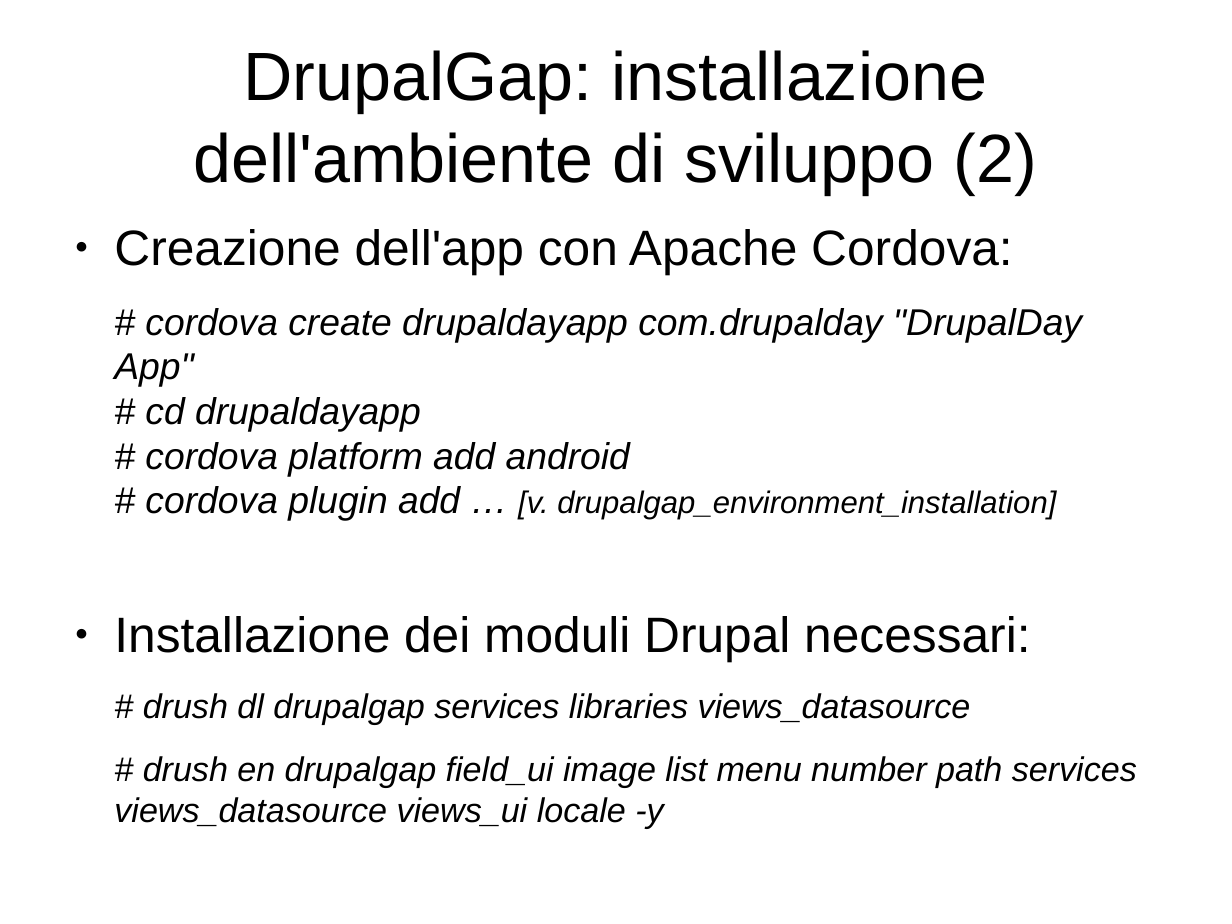
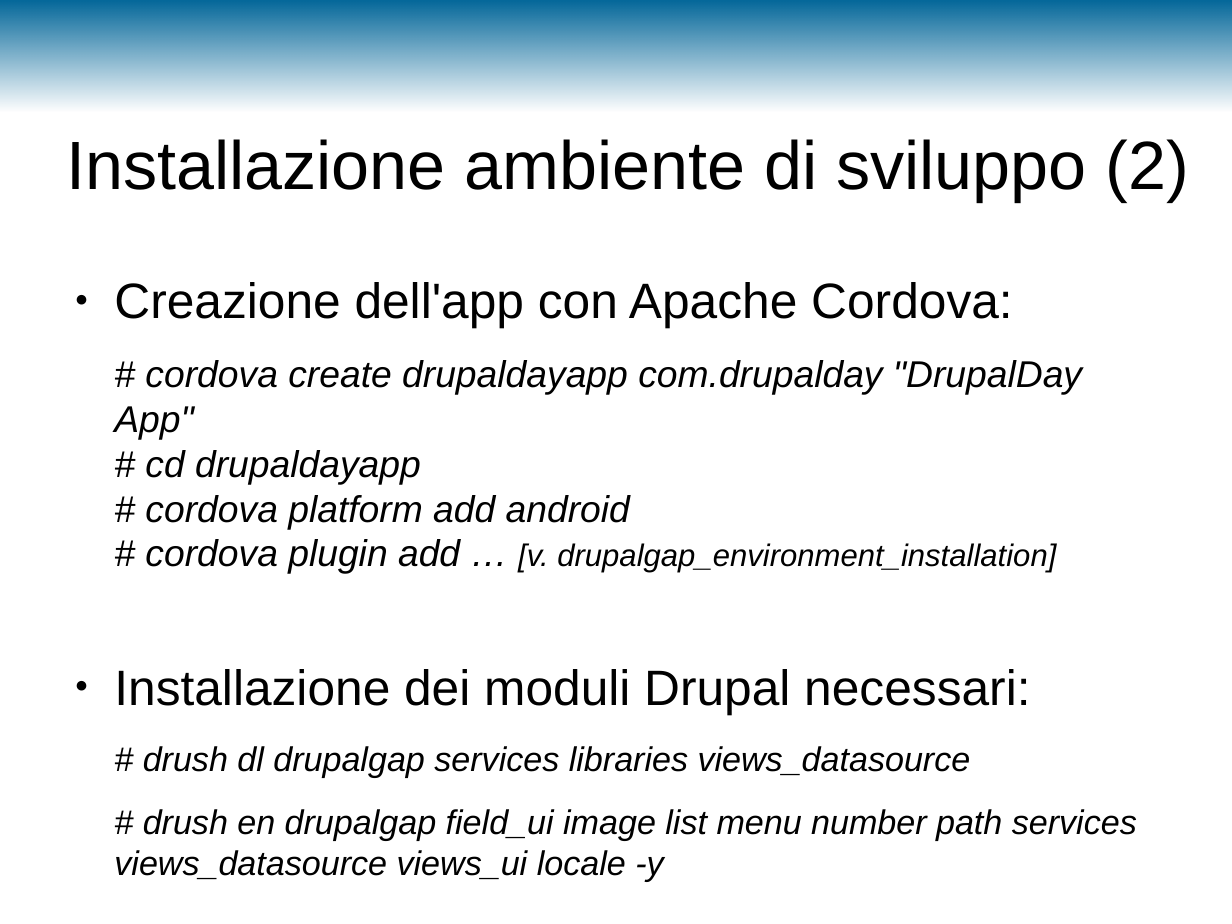
Before and after one commit to m3m3nto/drupalday2015_drupalgap, a slide deck: slide 9 of slide/DDay2015-DrupalGap.odp (slide 8 before the commit). Drawn at 1232x924 pixels with LibreOffice and Linux fonts; fonts in the diff are those of the drawing; background and template pictures are left out. Boxes give left, top, right and bottom in pixels: in the first picture for what was removed or moved away, otherwise in the second. Text is boxed around its words. In the diff, an @@ line names an element or a change of style, - is before the commit and + after.

```diff
--- a/slide/DDay2015-DrupalGap.odp
+++ b/slide/DDay2015-DrupalGap.odp
@@ rectangle added at box(0, 0, 1232, 112), fill gradient #006699 @@
@@ title at box(66, 139, 1189, 202): text changed @@
-DrupalGap: installazione dell'ambiente di sviluppo (2)
+Installazione ambiente di sviluppo (2)
@@ text "Creazione dell'app con Apache Cordova:": place and size @@
-text "Creazione dell'app con Apache Cordova:" at box(114, 229, 1137, 828)
+text "Creazione dell'app con Apache Cordova:" at box(114, 282, 1137, 881)
```
Also in this commit, not shown: 11 other slides changed, 4 slides added, 1 slide removed, 4 other files.
